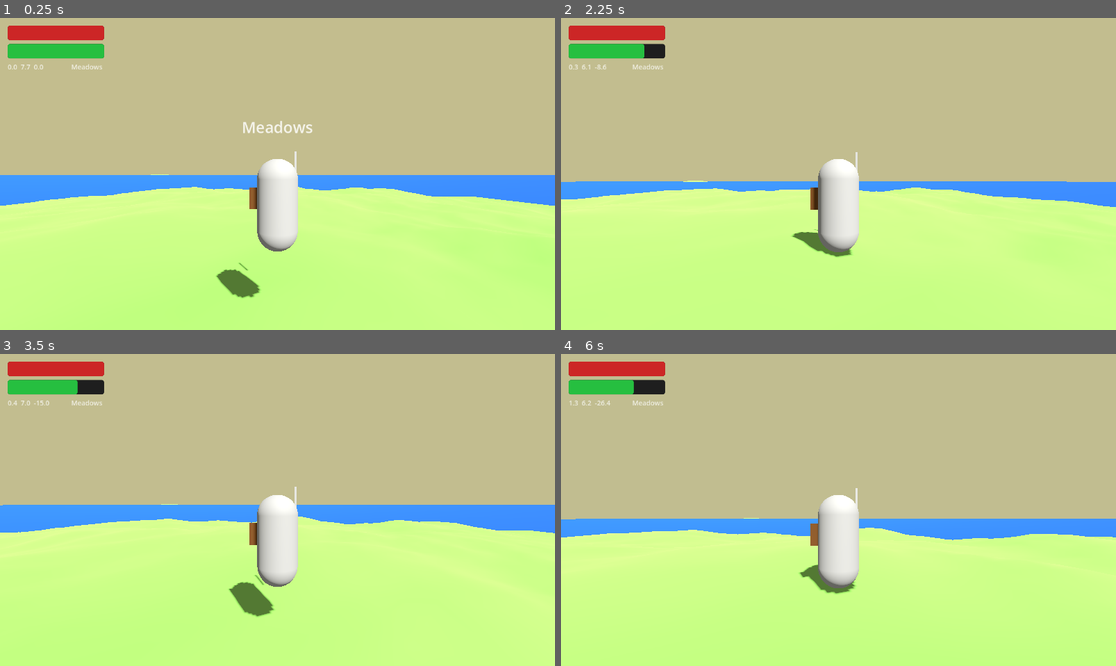
Above: before the commit, frames 1-4 (two rows, left to right).
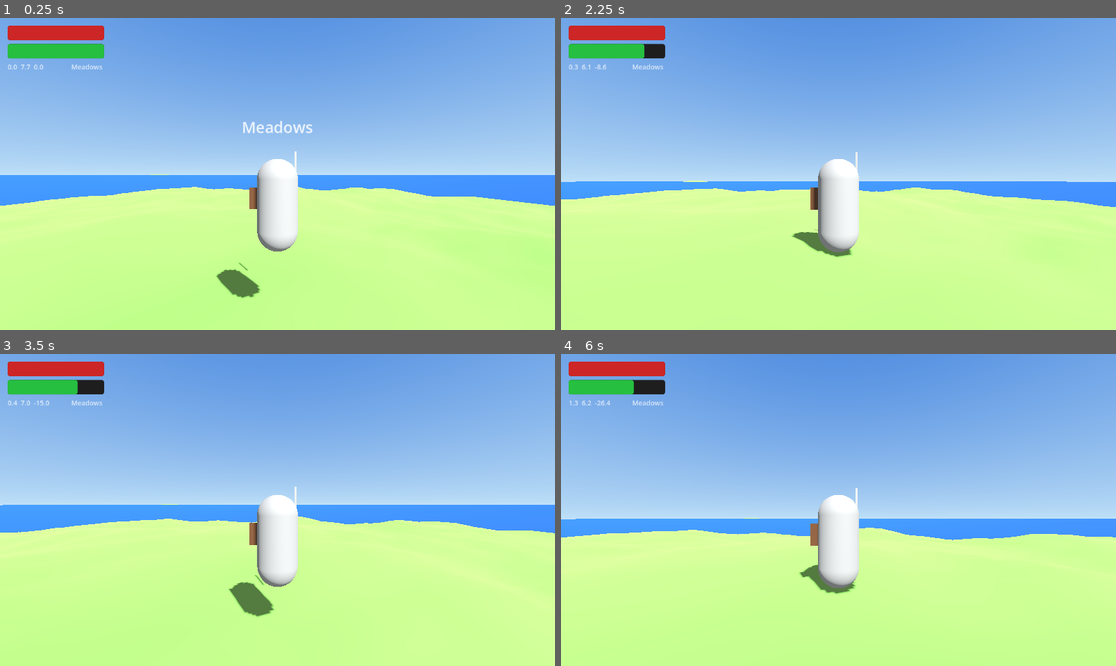
Above: after the commit, the same moments.

Repository: cpeter41/mingusbreath
Game: Godot game, scene res://scenes/world/World.tscn
Same seed, same stepped clock (60 frames per second), same inputs: the game is played once before the commit and once after it.
Inputs (mouse positions are in pixels of both pictures, inside the frame that each line leads up to):
- Up to frame 1 (0.25 s): no input
- Up to frame 2 (2.25 s): move the mouse to (866, 174) at 0.52 s; hold W (move_forward) from 0.53 s (still down); click (866, 174) at 0.6 s; tap Space (jump) at 0.77, 1.52 s; move the mouse to (810, 174) at 1.27 s; right-click (810, 174) at 1.35 s; move the mouse to (849, 167) at 2.02 s; tap Ctrl (dodge) at 2.1 s
- Up to frame 3 (3.5 s): keep holding W (move_forward); move the mouse to (271, 516) at 2.77 s; tap E (interact) at 2.85 s; tap Space (jump) at 3.02 s
- Up to frame 4 (6 s): move the mouse to (877, 513) at 3.52 s; tap Q (spawn_boat) at 3.6 s; tap Space (jump) at 3.77, 4.52 s; move the mouse to (794, 506) at 4.27 s; tap Shift (sprint) at 4.35 s; move the mouse to (844, 510) at 5.02 s; click (844, 510) at 5.1 s; move the mouse to (816, 503) at 5.77 s; release W (move_forward) at 5.78 s; hold D (move_right) from 5.78 s (still down); right-click (816, 503) at 5.85 s

The runs differ from the first frame. In frame 1, 48% of the frame differs, in the area x 0-100%, y 0-62%; in frame 2, 50%; in frame 3, 47%; in frame 4, 51%.

Commit message:
feat: shader-driven sky with sun-elevation day/night blend
Replaces CPU-computed background_color with a sky shader. Phase
weights (day/dusk/night) derive from LIGHT0_DIRECTION.y, so the sky
gradient and sun glow track the sun automatically. Vertical
zenith/horizon gradient + sun glow are tunable via shader uniforms.

Sky resource wired to Environment (background_mode = BG_SKY) in
World.tscn. time_of_day no longer writes background_color; ambient
tint now also derives from sun elevation so indirect light matches
the sky. Unused sky_* color exports dropped.

Co-Authored-By: Claude Opus 4.7 <noreply@anthropic.com>

Diff:
--- a/globals/time_of_day.gd
+++ b/globals/time_of_day.gd
@@ -11,13 +11,6 @@
 @export var tint_day:   Color = Color(1.0,  1.00, 0.95)
 @export var tint_dusk:  Color = Color(0.90, 0.50, 0.30)
 @export var tint_night: Color = Color(0.15, 0.18, 0.30)
-
-@export var sky_dawn: Color = Color(0.99, 0.78, 0.41)
-@export var sky_day: Color = Color(0.32, 0.67, 0.85)
-@export var sky_dusk: Color = Color(0.90, 0.50, 0.30)
-@export var sky_night: Color = Color(0.025, 0.033, 0.08)
-
-
 
 ## Above this elevation (in basis.z.y units, 0 = horizon, 1 = zenith)
 ## the celestial body shines at full strength. Below 0 it's dark. Linear fade between.
@@ -69,7 +62,6 @@
 		_moon.light_energy = _moon_max_energy * _horizon_factor(_moon)
 	if _env != null:
 		_env.ambient_light_color = _compute_tint(m)
-		_env.background_color = _compute_sky(m)
 
 
 ## 1.0 when the body is above HORIZON_FADE elevation, 0.0 at/below horizon, linear in between.
@@ -78,32 +70,15 @@
 	return clampf(elevation / HORIZON_FADE, 0.0, 1.0)
 
 
-## Sky color blends between sky_night→sky_dawn→sky_day→sky_dusk→sky_night,
-## with centerpoints at m=1440 ≡ 0 (night), 360 (dawn), 720 (day), 1080 (dusk).
-func _compute_sky(m: float) -> Color:
-	var blend_value := sin((m / 1440) * PI)
-	var m_norm := m / MINUTES_PER_DAY	# normalized m (0.0-1.0)
-	const day_phase_len := (MINUTES_PER_DAY / 4.0)
-	#print(m, ", %.3f" % blend_value)
-	if m_norm < 0.25:
-		return sky_night.lerp(sky_dawn, blend_value)
-	if m_norm < 0.5:
-		return sky_dawn.lerp(sky_day, (m - day_phase_len) / day_phase_len)
-	if m_norm < 0.75:
-		return sky_day.lerp(sky_dusk, (m - (2.0 * day_phase_len)) / day_phase_len)
-	return sky_dusk.lerp(sky_night, (m - (3.0 * day_phase_len)) / day_phase_len)
-
-
-func _compute_tint(m: float) -> Color:
-	#if m < 360.0:
-		#return tint_night
-	#if m < 720.0:
-		#return tint_dawn.lerp(tint_day, (m - 360.0) / 120.0)
-	#if m < 1080.0:
-		#return tint_day
-	#if m < 1440.0:
-		#return tint_dusk.lerp(tint_night, (m - 1440.0) / 120.0)
-	return tint_day
+## Ambient tint follows sun elevation (drives indirect light to match sky shader).
+func _compute_tint(_m: float) -> Color:
+	if _sun == null:
+		return tint_day
+	var sun_y: float = _sun.global_transform.basis.z.y
+	var day_w   := clampf((sun_y + 0.05) / 0.30, 0.0, 1.0)
+	var night_w := clampf((-0.05 - sun_y) / 0.25, 0.0, 1.0)
+	var dusk_w  := clampf(1.0 - day_w - night_w, 0.0, 1.0)
+	return tint_day * day_w + tint_dusk * dusk_w + tint_night * night_w
 
 func _phase_for(min_in_day: float) -> Phase:
 	if min_in_day >= 5 * 60 and min_in_day < 7 * 60:
--- a/scenes/world/World.tscn
+++ b/scenes/world/World.tscn
@@ -3,6 +3,7 @@
 [ext_resource type="Script" uid="uid://c8bn3o2v20yf2" path="res://scripts/world/world_root.gd" id="1_wr"]
 [ext_resource type="Script" uid="uid://clkwfnsyavuqj" path="res://scripts/world/ocean_follower.gd" id="2_of"]
 [ext_resource type="PackedScene" uid="uid://co1cgbo6s2lmu" path="res://scenes/player/Player.tscn" id="3_pl"]
+[ext_resource type="Shader" path="res://shaders/sky.gdshader" id="4_sky"]
 
 [sub_resource type="StandardMaterial3D" id="WaterMat_1"]
 albedo_color = Color(0.09, 0.28, 0.72, 1)
@@ -12,9 +13,15 @@
 subdivide_width = 32
 subdivide_depth = 32
 
+[sub_resource type="ShaderMaterial" id="SkyMat_1"]
+shader = ExtResource("4_sky")
+
+[sub_resource type="Sky" id="Sky_1"]
+sky_material = SubResource("SkyMat_1")
+
 [sub_resource type="Environment" id="Env_1"]
-background_mode = 1
-background_color = Color(0.45, 0.65, 0.9, 1)
+background_mode = 2
+sky = SubResource("Sky_1")
 ambient_light_source = 2
 ambient_light_color = Color(0.4, 0.45, 0.5, 1)
 ambient_light_energy = 0.5
--- /dev/null
+++ b/shaders/sky.gdshader
@@ -0,0 +1,52 @@
+shader_type sky;
+
+// --- Color stops (linear-space colors) -----------------------------------
+uniform vec3 day_zenith    : source_color = vec3(0.18, 0.45, 0.85);
+uniform vec3 day_horizon   : source_color = vec3(0.75, 0.88, 0.97);
+uniform vec3 dusk_zenith   : source_color = vec3(0.20, 0.18, 0.45);
+uniform vec3 dusk_horizon  : source_color = vec3(0.95, 0.45, 0.20);
+uniform vec3 night_zenith  : source_color = vec3(0.02, 0.03, 0.08);
+uniform vec3 night_horizon : source_color = vec3(0.05, 0.07, 0.14);
+
+// --- Gradient + sun shape -------------------------------------------------
+uniform float horizon_softness : hint_range(0.0, 4.0) = 1.4;
+uniform float sun_disc_size    : hint_range(0.0, 0.2) = 0.0;   // 0 disables disc (keep billboard sun)
+uniform float sun_glow_falloff : hint_range(1.0, 256.0) = 24.0;
+uniform float sun_glow_strength: hint_range(0.0, 4.0) = 0.6;
+
+// Triangle window centered at `c` with half-width `w`. 1 at center, 0 outside.
+float tri_window(float x, float c, float w) {
+	return clamp(1.0 - abs(x - c) / w, 0.0, 1.0);
+}
+
+void sky() {
+	float sun_y = LIGHT0_DIRECTION.y;   // +1 = sun overhead, -1 = below horizon
+
+	// Phase weights driven by sun elevation. Dusk peaks near horizon (both sunrise and sunset).
+	float w_day   = smoothstep(-0.05, 0.25, sun_y);
+	float w_night = 1.0 - smoothstep(-0.20, 0.05, sun_y);
+	float w_dusk  = tri_window(sun_y, 0.0, 0.20);
+	float total   = w_day + w_dusk + w_night + 1e-5;
+	w_day   /= total;
+	w_dusk  /= total;
+	w_night /= total;
+
+	vec3 zen = w_day * day_zenith  + w_dusk * dusk_zenith  + w_night * night_zenith;
+	vec3 hor = w_day * day_horizon + w_dusk * dusk_horizon + w_night * night_horizon;
+
+	// Vertical gradient from horizon (EYEDIR.y = 0) to zenith (EYEDIR.y = 1).
+	float h = pow(clamp(EYEDIR.y, 0.0, 1.0), 1.0 / max(horizon_softness, 0.0001));
+	vec3 col = mix(hor, zen, h);
+
+	// Sun disc + glow toward LIGHT0_DIRECTION.
+	if (LIGHT0_ENABLED) {
+		float sun_dot = dot(EYEDIR, LIGHT0_DIRECTION);
+		float disc = sun_disc_size > 0.0
+			? smoothstep(1.0 - sun_disc_size, 1.0 - sun_disc_size * 0.5, sun_dot)
+			: 0.0;
+		float glow = pow(max(sun_dot, 0.0), sun_glow_falloff);
+		col += LIGHT0_COLOR * LIGHT0_ENERGY * (disc * 8.0 + glow * sun_glow_strength) * w_day;
+	}
+
+	COLOR = col;
+}
Not shown, added: shaders/sky.gdshader.uid
